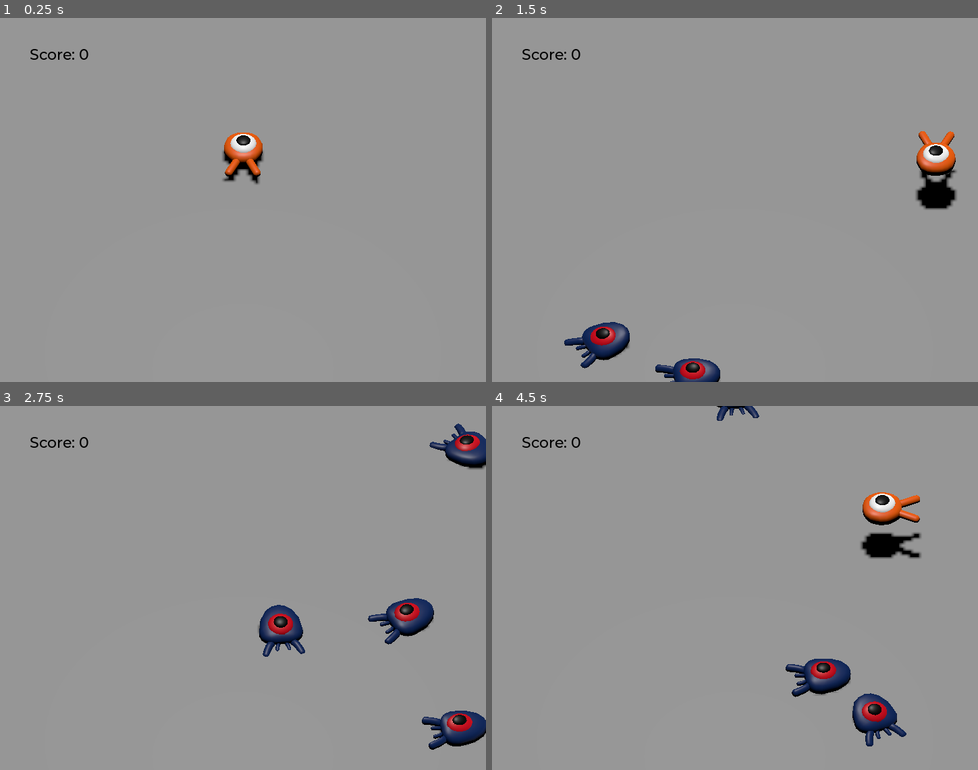
Above: before the commit, frames 1-4 (two rows, left to right).
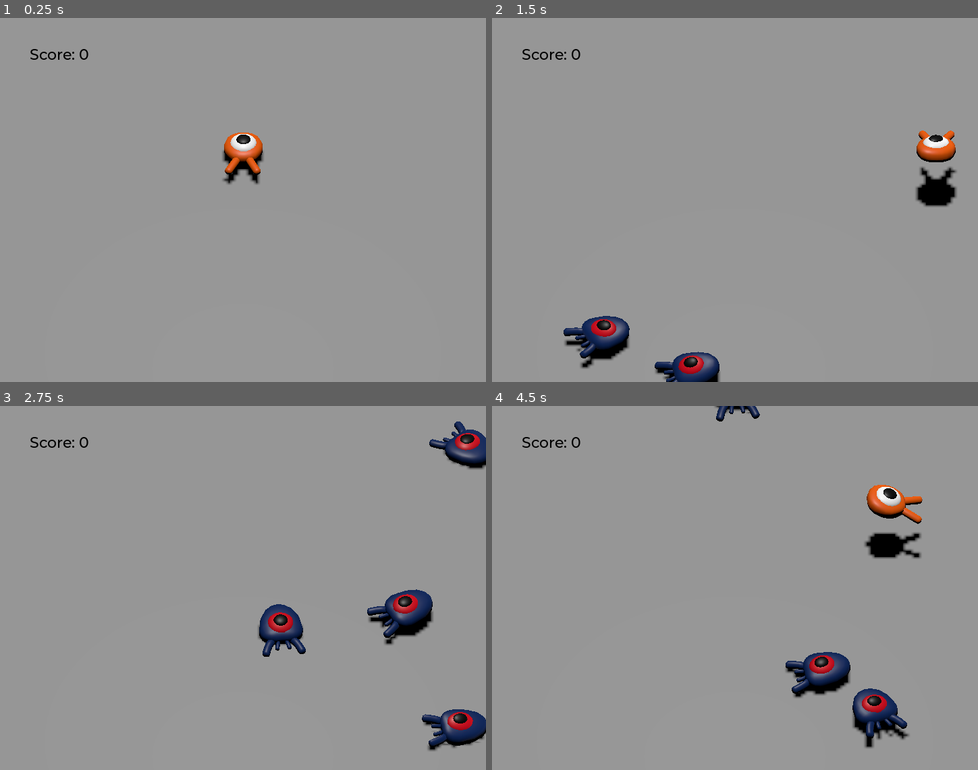
Above: after the commit, the same moments.

Repository: davidwesst/squash-the-creeps-3d
Game: Godot game, scene res://main.tscn
Same seed, same stepped clock (60 frames per second), same inputs: the game is played once before the commit and once after it.
Inputs:
- Up to frame 1 (0.25 s): no input
- Up to frame 2 (1.5 s): tap Enter (ui_accept) at 0.5 s; hold D (move_right) 0.53-1.28 s; tap Space (jump) at 0.6, 0.77, 1.07, 1.35 s; hold S (move_back) from 1.28 s (still down)
- Up to frame 3 (2.75 s): tap Space (jump) at 1.52, 1.82, 2.1 s; release S (move_back) at 2.03 s; hold D (move_right) from 2.03 s (still down)
- Up to frame 4 (4.5 s): release D (move_right) at 2.78 s; hold W (move_forward) 2.78-3.53 s; tap Space (jump) at 2.85, 3.02, 3.32, 3.6, 3.77, 4.07, 4.35 s; hold A (move_left) from 3.53 s (still down)

The runs differ from the first frame. In frame 1, 0.2% of the frame differs, in the area x 46-55%, y 31-46%; in frame 2, 2.8%; in frame 3, 2.2%; in frame 4, 3.2%, in the area x 45-89%, y 0-95%.

Commit message:
added animations and tweaked player hitbox

Diff:
--- a/main.gd
+++ b/main.gd
@@ -9,8 +9,6 @@
 	var mob = mob_scene.instantiate()
 	var mob_spawn_location = get_node("SpawnPath/SpawnLocation")
 	mob_spawn_location.progress_ratio = randf()
-
-	mob.squashed.connect($UserInterface/ScoreLabel._on_mob_squashed.bind())
 
 	var player_position = $Player.position
 	mob.initialize(mob_spawn_location.position, player_position)
--- a/mob.gd
+++ b/mob.gd
@@ -18,6 +18,9 @@
 	velocity = Vector3.FORWARD * random_speed
 	velocity = velocity.rotated(Vector3.UP, rotation.y)
 
+	# set animation
+	$AnimationPlayer.speed_scale = random_speed / min_speed
+
 func _on_visible_on_screen_notifier_3d_screen_exited():
 	queue_free()
 
--- a/mob.tscn
+++ b/mob.tscn
@@ -1,10 +1,43 @@
-[gd_scene load_steps=4 format=3 uid="uid://c2o1xainl1tnd"]
+[gd_scene load_steps=6 format=3 uid="uid://c2o1xainl1tnd"]
 
 [ext_resource type="Script" path="res://mob.gd" id="1_ddehg"]
 [ext_resource type="PackedScene" uid="uid://dvc372u26rljb" path="res://art/mob.glb" id="2_gclcm"]
 
 [sub_resource type="BoxShape3D" id="BoxShape3D_qu723"]
 size = Vector3(1.59061, 1.24776, 2.10588)
+
+[sub_resource type="Animation" id="Animation_l8jiq"]
+resource_name = "float"
+loop_mode = 1
+tracks/0/type = "value"
+tracks/0/imported = false
+tracks/0/enabled = true
+tracks/0/path = NodePath("Pivot/Character:position")
+tracks/0/interp = 1
+tracks/0/loop_wrap = true
+tracks/0/keys = {
+"times": PackedFloat32Array(0.2, 0.7),
+"transitions": PackedFloat32Array(0.420448, 2.07053),
+"update": 0,
+"values": [Vector3(0, 0, 0), Vector3(0, 0.65, 0)]
+}
+tracks/1/type = "value"
+tracks/1/imported = false
+tracks/1/enabled = true
+tracks/1/path = NodePath("Pivot/Character:rotation")
+tracks/1/interp = 1
+tracks/1/loop_wrap = true
+tracks/1/keys = {
+"times": PackedFloat32Array(0.1, 0.5),
+"transitions": PackedFloat32Array(0.420448, 0.466517),
+"update": 0,
+"values": [Vector3(0.139626, 0, 0), Vector3(-0.15708, 0, 0)]
+}
+
+[sub_resource type="AnimationLibrary" id="AnimationLibrary_1muuk"]
+_data = {
+"float": SubResource("Animation_l8jiq")
+}
 
 [node name="Mob" type="CharacterBody3D" groups=["mob"]]
 collision_layer = 2
@@ -14,6 +47,7 @@
 [node name="Pivot" type="Node3D" parent="."]
 
 [node name="Character" parent="Pivot" instance=ExtResource("2_gclcm")]
+transform = Transform3D(1, 0, 0, 0, 0.999987, 0.0050891, 0, -0.0050891, 0.999987, 0, 0.649242, 0)
 
 [node name="CollisionShape3D" type="CollisionShape3D" parent="."]
 shape = SubResource("BoxShape3D_qu723")
@@ -21,4 +55,10 @@
 [node name="VisibleOnScreenNotifier3D" type="VisibleOnScreenNotifier3D" parent="."]
 aabb = AABB(-1.25404, -1, -1.98265, 2.50808, 2, 3.9653)
 
+[node name="AnimationPlayer" type="AnimationPlayer" parent="."]
+autoplay = "float"
+libraries = {
+"": SubResource("AnimationLibrary_1muuk")
+}
+
 [connection signal="screen_exited" from="VisibleOnScreenNotifier3D" to="." method="_on_visible_on_screen_notifier_3d_screen_exited"]
--- a/player.gd
+++ b/player.gd
@@ -24,6 +24,11 @@
 	if direction != Vector3.ZERO:
 		direction = direction.normalized()
 		$Pivot.look_at(position + direction, Vector3.UP)
+		$AnimationPlayer.speed_scale = 4
+	else:
+		$AnimationPlayer.speed_scale = 1
+
+	$Pivot.rotation.x = PI / 6 * velocity.y / jump_impulse
 
 	target_velocity.x = direction.x * speed
 	target_velocity.z = direction.z * speed
--- a/player.tscn
+++ b/player.tscn
@@ -1,14 +1,76 @@
-[gd_scene load_steps=5 format=3 uid="uid://bchwhmi3w4e3b"]
+[gd_scene load_steps=8 format=3 uid="uid://bchwhmi3w4e3b"]
 
 [ext_resource type="PackedScene" uid="uid://u4sq6elqnnhq" path="res://art/player.glb" id="1_h3olt"]
 [ext_resource type="Script" path="res://player.gd" id="1_t2oil"]
 
 [sub_resource type="SphereShape3D" id="SphereShape3D_3vx8l"]
-radius = 0.857072
+radius = 0.786829
 
 [sub_resource type="CylinderShape3D" id="CylinderShape3D_okuip"]
 height = 0.5
-radius = 1.09825
+radius = 1.07624
+
+[sub_resource type="Animation" id="Animation_vytji"]
+resource_name = "float"
+length = 1.2
+loop_mode = 1
+tracks/0/type = "value"
+tracks/0/imported = false
+tracks/0/enabled = true
+tracks/0/path = NodePath("Pivot/Character:position")
+tracks/0/interp = 1
+tracks/0/loop_wrap = true
+tracks/0/keys = {
+"times": PackedFloat32Array(0.2, 0.7),
+"transitions": PackedFloat32Array(0.420448, 2.07053),
+"update": 0,
+"values": [Vector3(0, 0, 0), Vector3(0, 0.65, 0)]
+}
+tracks/1/type = "value"
+tracks/1/imported = false
+tracks/1/enabled = true
+tracks/1/path = NodePath("Pivot/Character:rotation")
+tracks/1/interp = 1
+tracks/1/loop_wrap = true
+tracks/1/keys = {
+"times": PackedFloat32Array(0.1, 0.5),
+"transitions": PackedFloat32Array(0.420448, 0.466517),
+"update": 0,
+"values": [Vector3(0.139626, 0, 0), Vector3(-0.15708, 0, 0)]
+}
+
+[sub_resource type="Animation" id="Animation_m6xb8"]
+length = 0.001
+tracks/0/type = "value"
+tracks/0/imported = false
+tracks/0/enabled = true
+tracks/0/path = NodePath("Pivot/Character:position")
+tracks/0/interp = 1
+tracks/0/loop_wrap = true
+tracks/0/keys = {
+"times": PackedFloat32Array(0),
+"transitions": PackedFloat32Array(1),
+"update": 0,
+"values": [Vector3(0, 0, 0)]
+}
+tracks/1/type = "value"
+tracks/1/imported = false
+tracks/1/enabled = true
+tracks/1/path = NodePath("Pivot/Character:rotation")
+tracks/1/interp = 1
+tracks/1/loop_wrap = true
+tracks/1/keys = {
+"times": PackedFloat32Array(0),
+"transitions": PackedFloat32Array(1),
+"update": 0,
+"values": [Vector3(0, 0, 0)]
+}
+
+[sub_resource type="AnimationLibrary" id="AnimationLibrary_idl72"]
+_data = {
+"RESET": SubResource("Animation_m6xb8"),
+"float": SubResource("Animation_vytji")
+}
 
 [node name="Player" type="CharacterBody3D"]
 script = ExtResource("1_t2oil")
@@ -18,7 +80,7 @@
 [node name="Character" parent="Pivot" instance=ExtResource("1_h3olt")]
 
 [node name="CollisionShape3D" type="CollisionShape3D" parent="."]
-transform = Transform3D(1, 0, 0, 0, 1, 0, 0, 0, 1, 0.0383682, 0.308232, 0.00639486)
+transform = Transform3D(1, 0, 0, 0, 1, 0, 0, 0, 1, 0.0383682, 0.343056, 0.00639486)
 shape = SubResource("SphereShape3D_3vx8l")
 
 [node name="MobDetector" type="Area3D" parent="."]
@@ -27,7 +89,13 @@
 monitorable = false
 
 [node name="CollisionShape3D" type="CollisionShape3D" parent="MobDetector"]
-transform = Transform3D(0.999782, 0, -0.0208901, 0, 1, 0, 0.0208901, 0, 0.999782, 0, 0.254991, 0)
+transform = Transform3D(0.999782, 0, -0.0208901, 0, 1, 0, 0.0208901, 0, 0.999782, 0, 0.386702, 0)
 shape = SubResource("CylinderShape3D_okuip")
 
+[node name="AnimationPlayer" type="AnimationPlayer" parent="."]
+autoplay = "float"
+libraries = {
+"": SubResource("AnimationLibrary_idl72")
+}
+
 [connection signal="body_entered" from="MobDetector" to="." method="_on_mob_detector_body_entered"]
